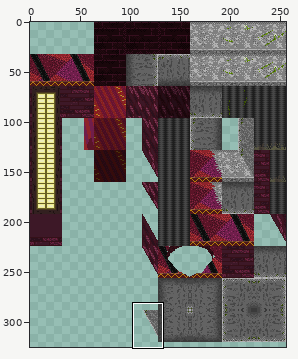
Sprite sheet -- CasaDesDiamantes/sprites/casinoTiles_spr/layers/bb3e8b84-eab5-430d-8bc8-ff7350229e38/0086c4d4-0d78-478f-962f-b7f6f67fe39a.png. The first picture is a wide view before the edit; the outline marks the close-up.
Close-up. Earlier state:
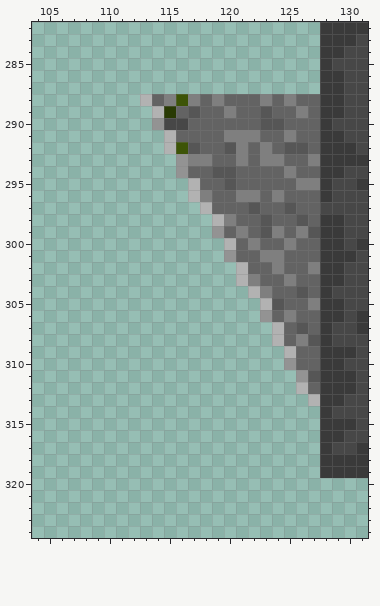
The file is 256x512 pixels. Colours within 5 levels of each other are drawn and written as one. Shown: x 104..131, y 282..324. The wide view leaves out empty margins.
The same view after the edit:
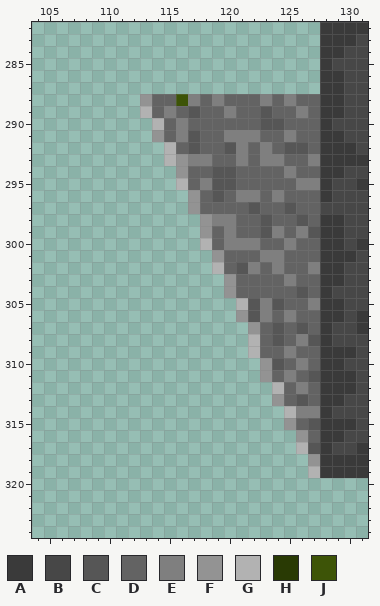
Palette (. is transparent): A #3a3a3a  B #474747  C #565656  D #636363  E #7f7f7f  F #939393  G #b2b2b2  H #293a04  J #3d5407
Changes in this commit:
Changed rows in their new state; - is an unchanged pixel.
first column x 113:
288 F-D------------
289 GDE------------
290 -GDE-----------
291 -FDEC----------
292 ---D-----------
293 --G------------
295 ---GDEC--------
296 ----FDC--------
297 ----FD---------
298 -----FE--------
299 -----FDED------
300 -----GDEE------
301 ------FD-------
302 ------GDCE-----
303 -------FDD-----
304 -------FDDD----
305 --------GCE----
306 --------FCE----
307 ---------FDC---
308 ---------GDC---
309 ---------GDDE--
310 ----------FCDE-
311 ----------FDED-
312 -----------GDE-
313 -----------FDCD
314 ------------GEE
315 ------------FDC
316 -------------FD
317 -------------GC
318 --------------F
319 --------------G
Changed places in both close-ups, as pixel boxes (x1, y1, x2, y2):
changed: (140, 94, 320, 478)
